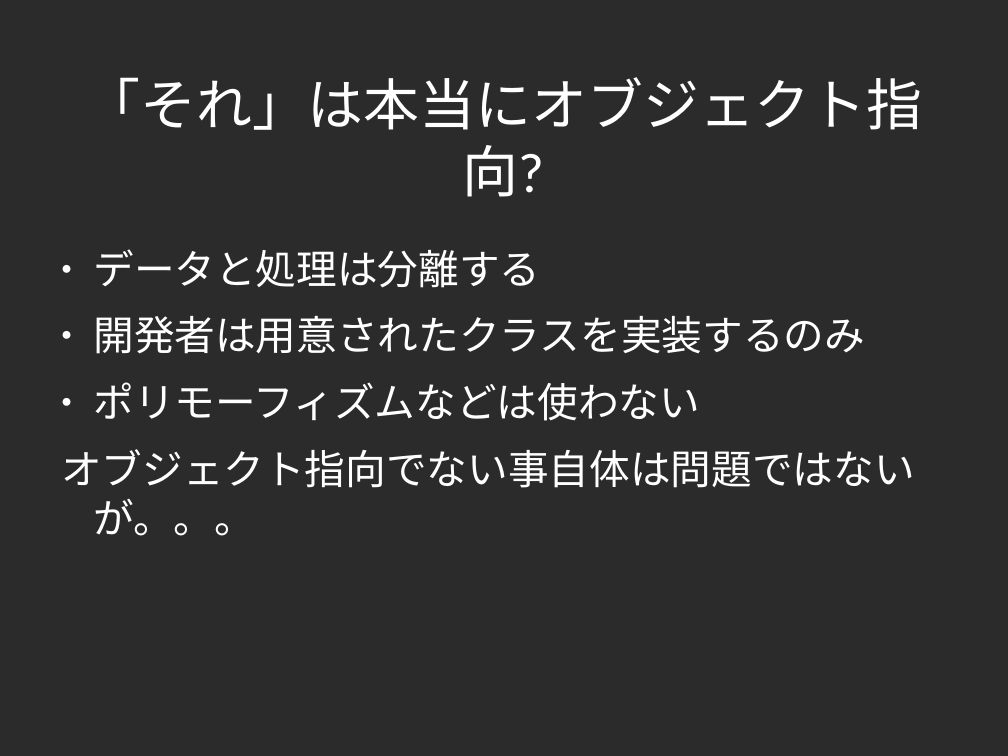
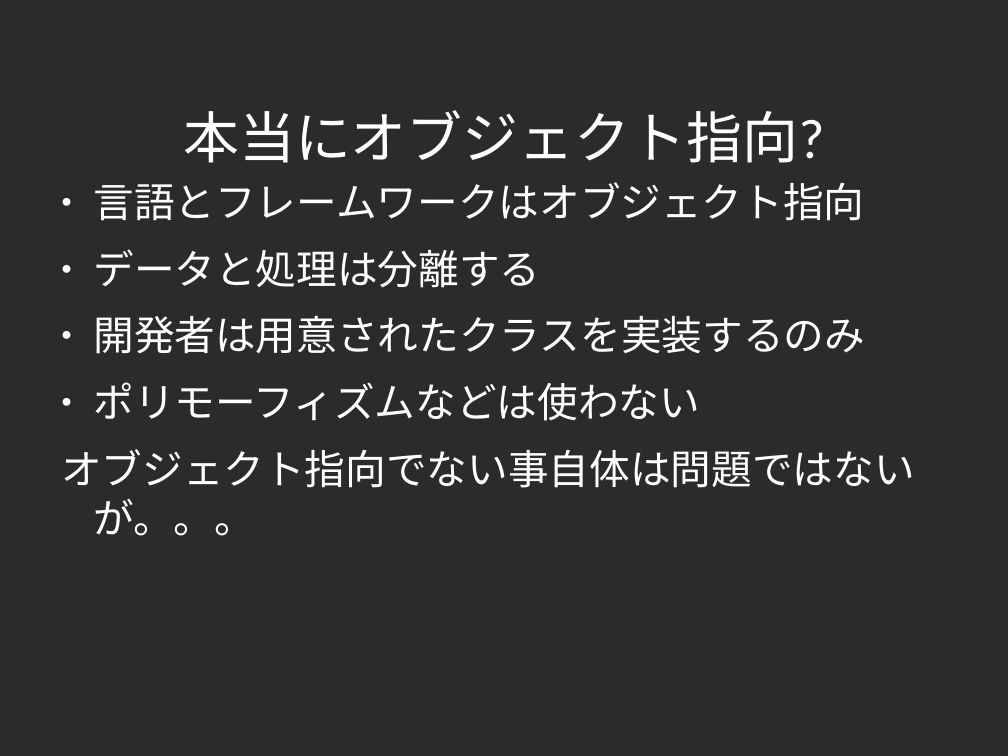
Before and after one commit to yojik/yojik-lib, a slide deck: slide 3 of 2009devsumi/oo_exercise/doc/devsum.odp (slide 4 before the commit). Drawn at 1008x756 pixels with LibreOffice and Linux fonts; fonts in the diff are those of the drawing; background and template pictures are left out; a plain dark background stands for a picture behind light text. Boxes give left, top, right and bottom in pixels: in the first picture for what was removed or moved away, otherwise in the second. Text is boxed around its words. In the diff, an @@ line names an element or a change of style, - is before the commit and + after.

```diff
--- a/2009devsumi/oo_exercise/doc/devsum.odp
+++ b/2009devsumi/oo_exercise/doc/devsum.odp
@@ title at (183,110,824,163): text changed @@
-「それ」は本当にオブジェクト指向?
+本当にオブジェクト指向?
@@ text at (93,182,864,221): paragraph added @@
+● 言語とフレームワークはオブジェクト指向
```
Also in this commit, not shown: 23 other slides changed, 8 slides added, 1 slide removed.
